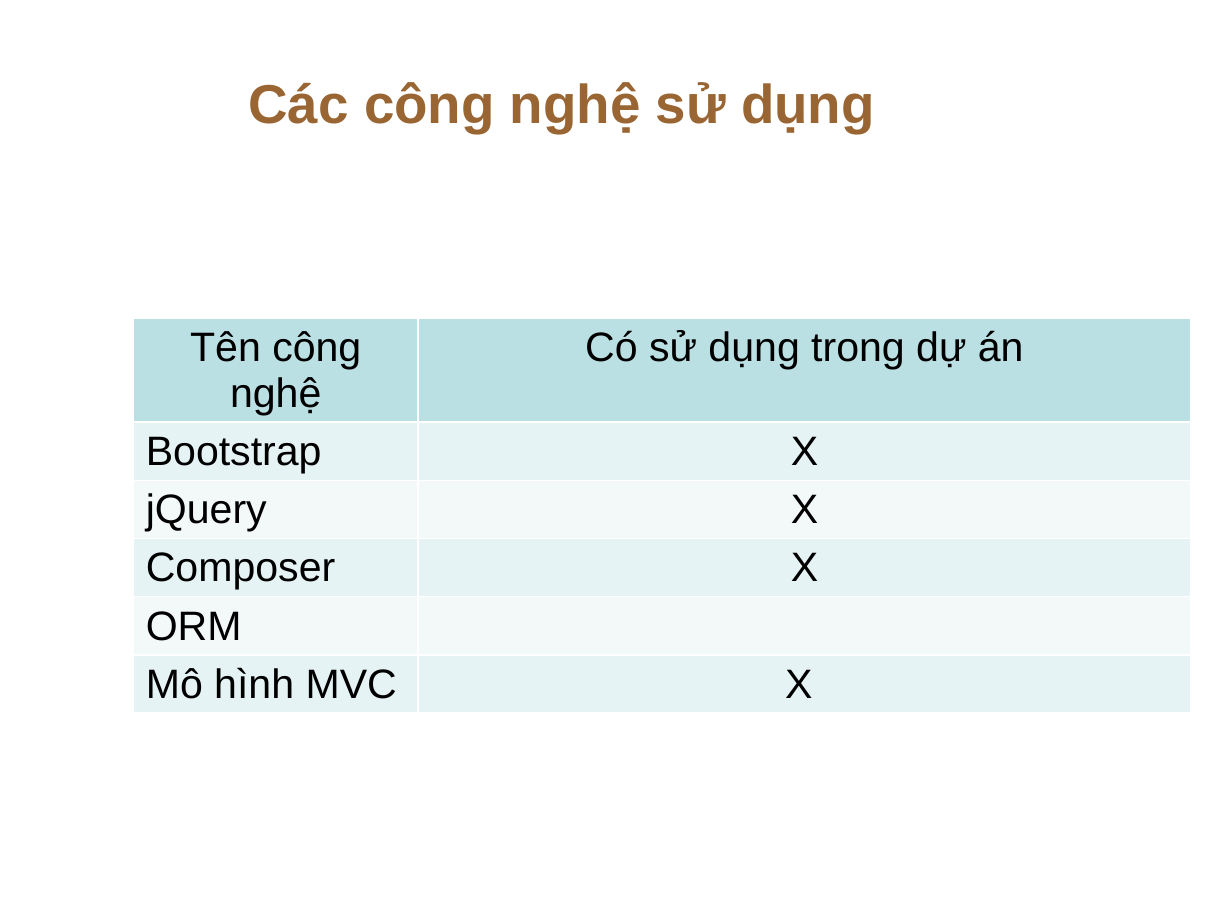
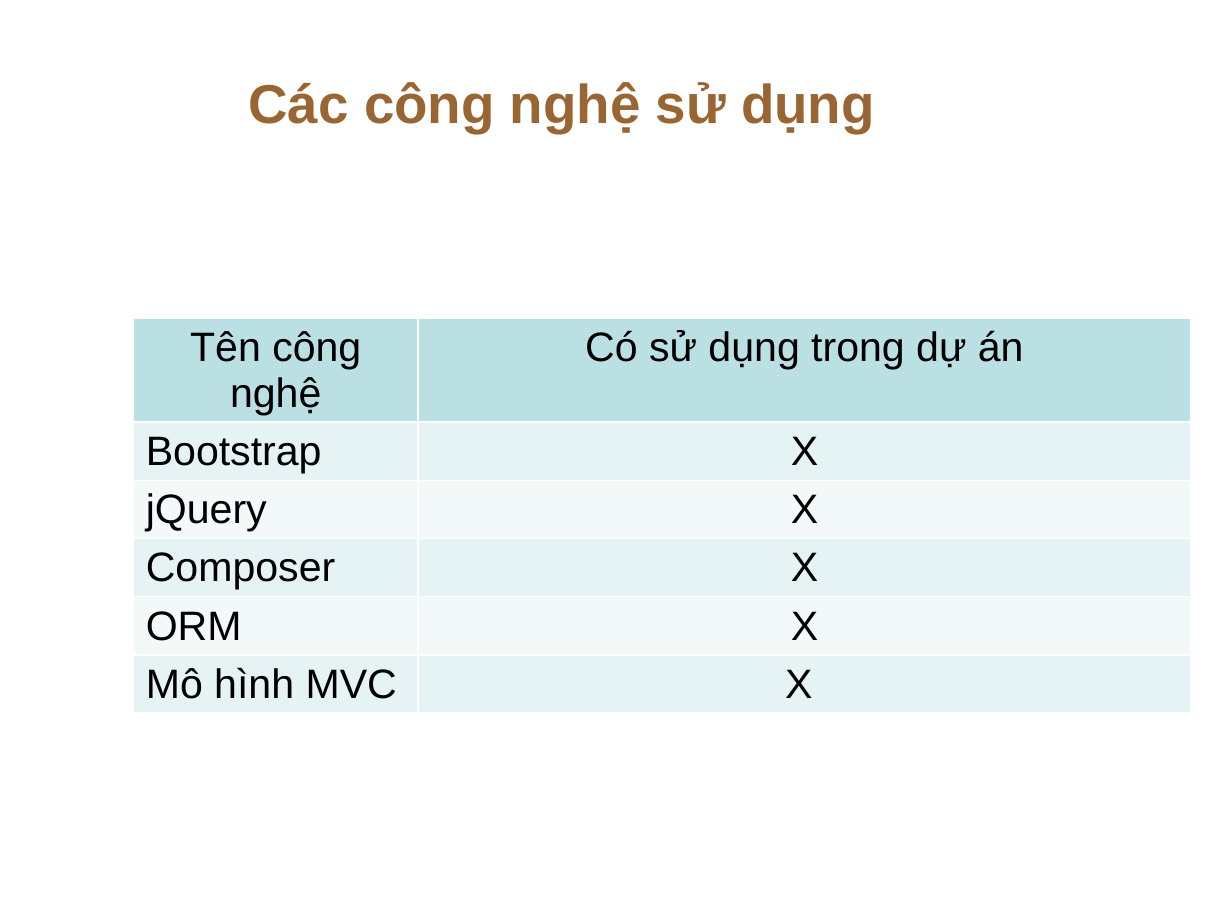
Before and after one commit to ThaiHien-2k/Project_CT275, a slide deck: slide 4 of Project_CT275_PhanThaiHien-TrieuThanhLoc.pptx. Drawn at 1232x924 pixels with LibreOffice and Linux fonts; fonts in the diff are those of the drawing; background and template pictures are left out. Boxes give left, top, right and bottom in pixels: in the first picture for what was removed or moved away, otherwise in the second. Text is boxed around its words. In the diff, an @@ line names an element or a change of style, - is before the commit and + after.

```diff
--- a/Project_CT275_PhanThaiHien-TrieuThanhLoc.pptx
+++ b/Project_CT275_PhanThaiHien-TrieuThanhLoc.pptx
@@ table at [133, 318, 1190, 737] @@
-row 5, column 2: 
+row 5, column 2: X
```
Also in this commit, not shown: 2 other slides changed.
